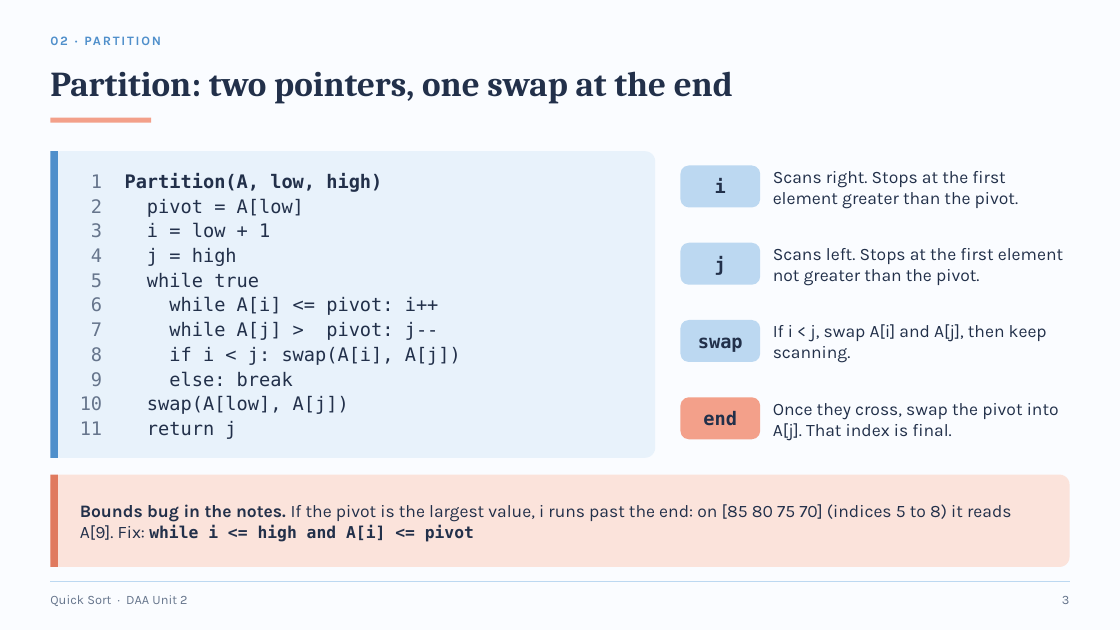
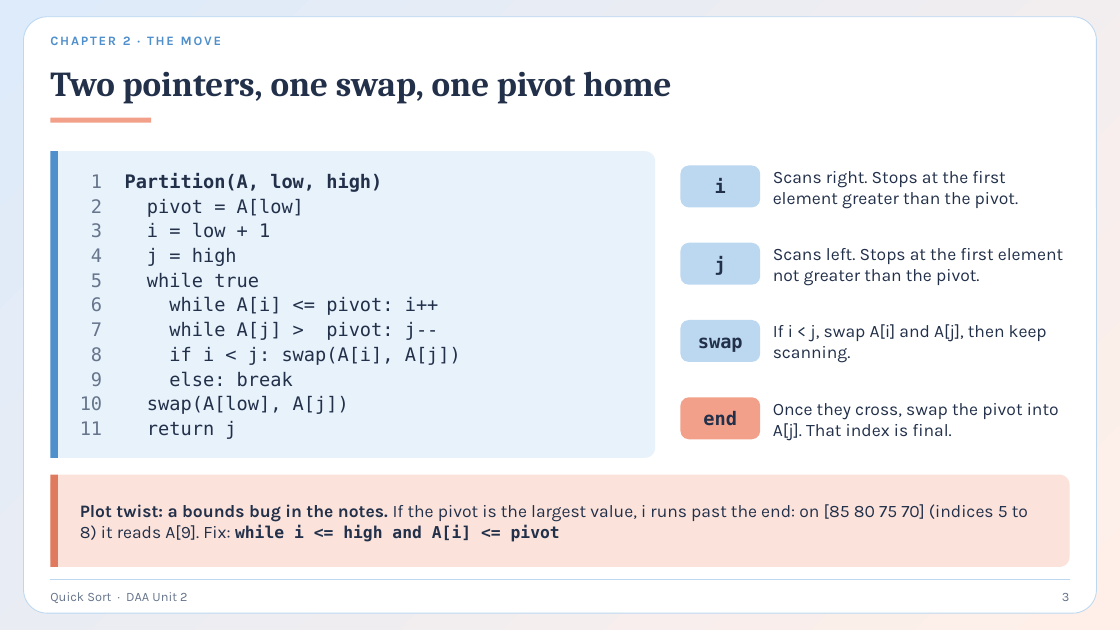
Before and after one commit to AmeyKuradeAK/DAA, a slide deck: slide 3 of QuickSort_DAA.pptx. Drawn at 1120x630 pixels with LibreOffice and Linux fonts; fonts in the diff are those of the drawing. Boxes give left, top, right and bottom in pixels: in the first picture for what was removed or moved away, otherwise in the second. Text is boxed around its words. In the diff, an @@ line names an element or a change of style, - is before the commit and + after.

```diff
--- a/QuickSort_DAA.pptx
+++ b/QuickSort_DAA.pptx
@@ background #FAFCFF to gradient #DDEBFA to #FFEFE8 @@
@@ rounded rectangle added at bbox=[24, 17, 1096, 613], fill #FFFFFF, outline #BCD8F1 0.75 pt @@
@@ text at bbox=[50, 36, 221, 45]: text changed @@
-02 · PARTITION
+CHAPTER 2 · THE MOVE
@@ title at bbox=[50, 71, 672, 104]: text changed @@
-Partition: two pointers, one swap at the end
+Two pointers, one swap, one pivot home
@@ text at bbox=[80, 504, 1028, 542]: text changed @@
-Bounds bug in the notes. If the pivot is the largest value, i runs past the end: on [85 80 75 70] (indices 5 to 8) it reads A[9]. Fix: while i <= high and A[i] <= pivot
+Plot twist: a bounds bug in the notes. If the pivot is the largest value, i runs past the end: on [85 80 75 70] (indices 5 to 8) it reads A[9]. Fix: while i <= high and A[i] <= pivot
```
Also in this commit, not shown: 5 other slides changed, 2 slides added, 1 slide removed, 1 other file.
